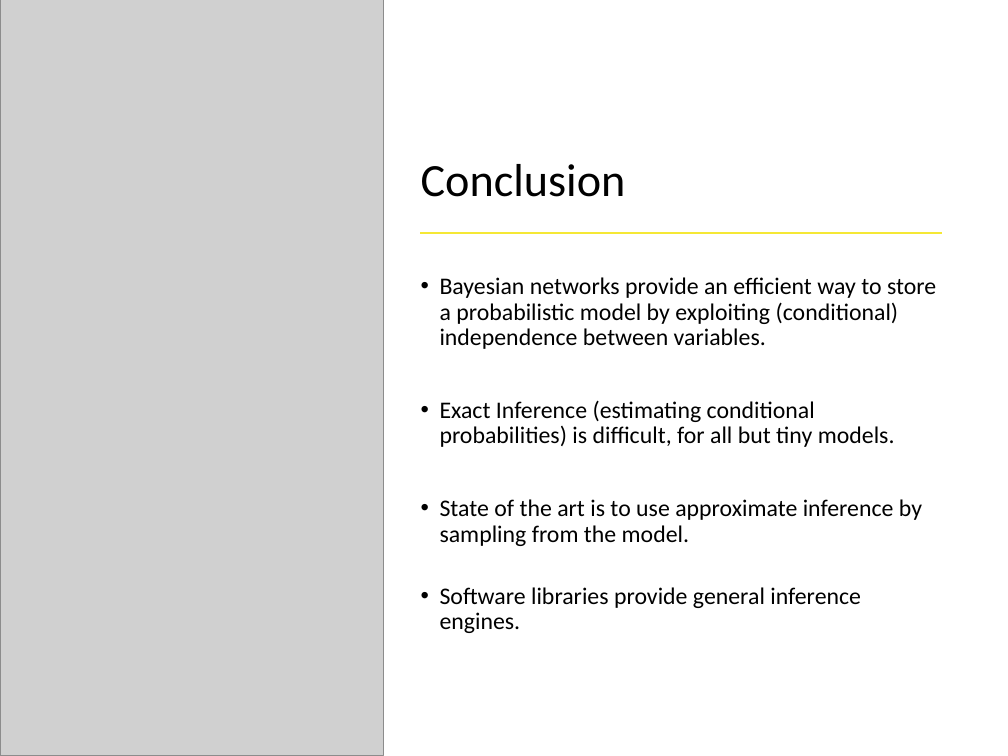
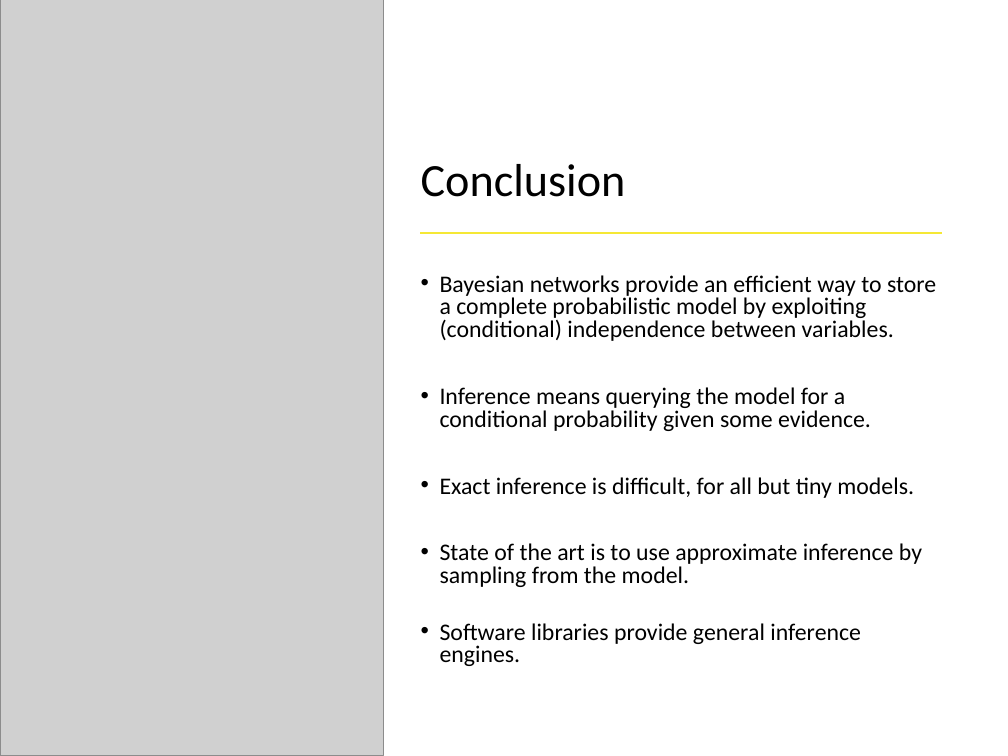
Before and after one commit to mhahsler/CS7320-AI, a slide deck: slide 43 of slides/13_bayes_nets.pptx. Drawn at 1008x756 pixels with LibreOffice and Linux fonts; fonts in the diff are those of the drawing; grey boxes stand for pictures. Boxes give left, top, right and bottom in pixels: in the first picture for what was removed or moved away, otherwise in the second. Text is boxed around its words. In the diff, an @@ line names an element or a change of style, - is before the commit and + after.

```diff
--- a/slides/13_bayes_nets.pptx
+++ b/slides/13_bayes_nets.pptx
@@ text at [440, 275, 936, 498]: text changed @@
-• Bayesian networks provide an efficient way to store a probabilistic model by exploiting (conditional) independence between variables.
-• Exact Inference (estimating conditional probabilities) is difficult, for all but tiny models.
+• Bayesian networks provide an efficient way to store a complete probabilistic model by exploiting (conditional) independence between variables.
+• Inference means querying the model for a conditional probability given some evidence.
+• Exact inference is difficult, for all but tiny models.
@@ text at [440, 543, 922, 666]: line spacing 0.9 to 0.8 @@
```
Also in this commit, not shown: 1 other slide changed, 3 other files.
